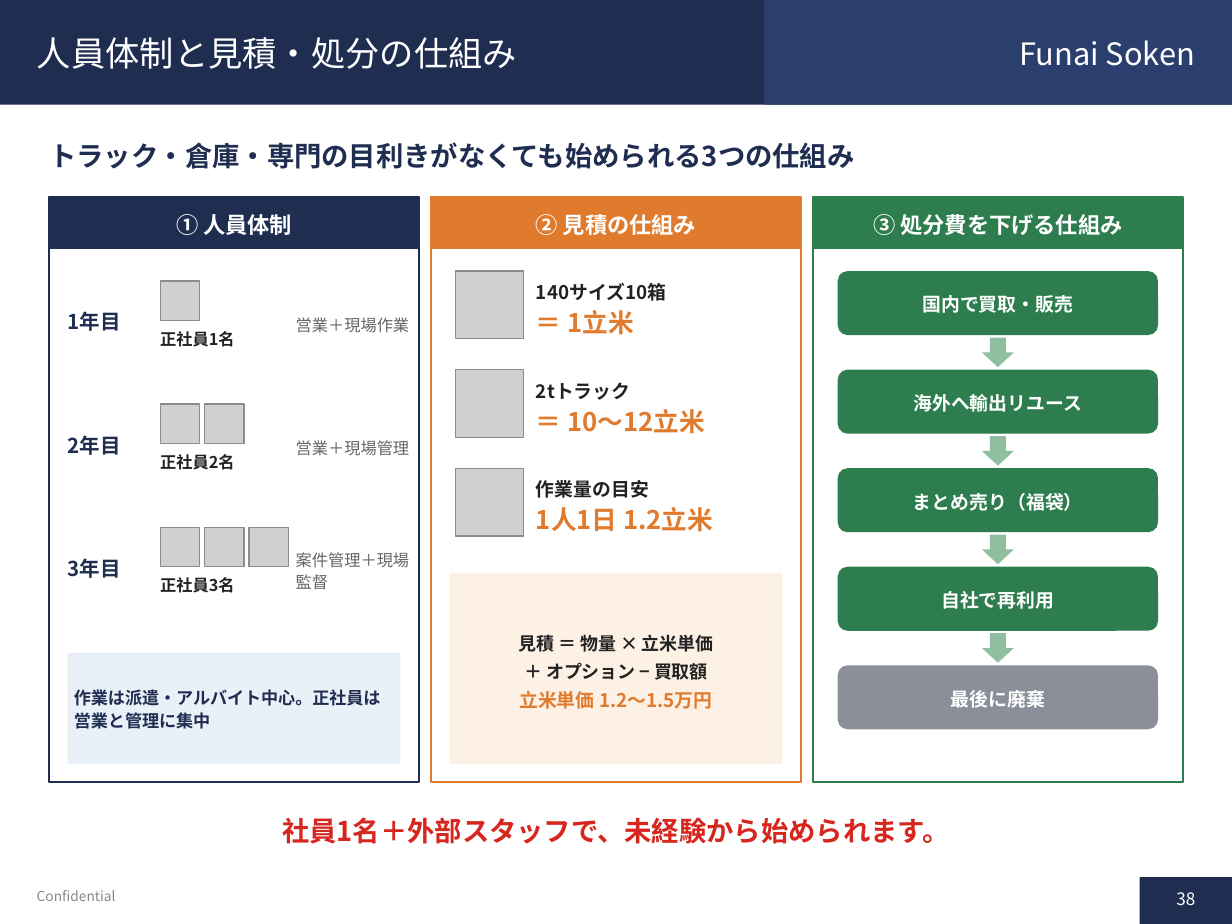
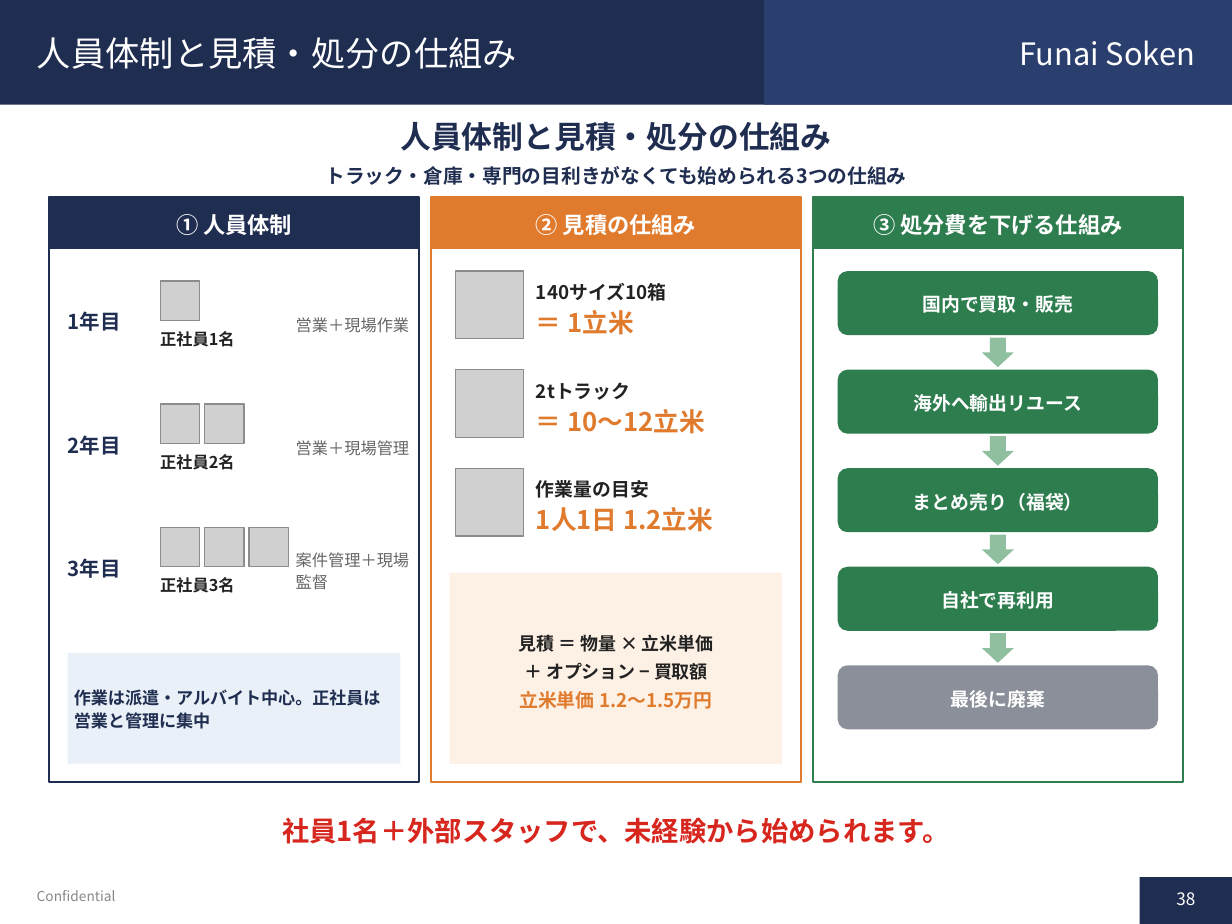
Before and after one commit to soshiro-iki-sys/-, a slide deck: slide 38 of proposals/遺品整理事業_企画書.pptx. Drawn at 1232x924 pixels with LibreOffice and Linux fonts; fonts in the diff are those of the drawing; grey boxes stand for pictures. Boxes give left, top, right and bottom in pixels: in the first picture for what was removed or moved away, otherwise in the second. Text is boxed around its words. In the diff, an @@ line names an element or a change of style, - is before the commit and + after.

```diff
--- a/proposals/遺品整理事業_企画書.pptx
+++ b/proposals/遺品整理事業_企画書.pptx
@@ text added at [400, 122, 831, 151], 18 pt, text #1F2D50, bold @@
+人員体制と見積・処分の仕組み
@@ text "トラック・倉庫・専門の目利きがなくても始められる3つの仕組み": place and size @@
-text "トラック・倉庫・専門の目利きがなくても始められる3つの仕組み" at [49, 142, 854, 169]
+text "トラック・倉庫・専門の目利きがなくても始められる3つの仕組み" at [325, 166, 906, 185]
@@ text "トラック・倉庫・専門の目利きがなくても始められる3つの仕組み" at [325, 166, 906, 185]: size 16 to 11.5 pt; alignment left to centre @@
```
Also in this commit, not shown: 46 other slides changed, 1 other file.
